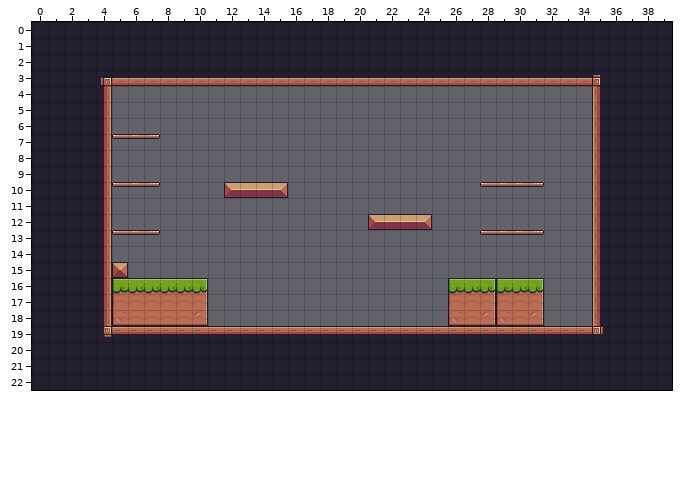
Two states of a Tiled map, assets/tiles/Level-01.tmx. This is how it looked before the edit.
Cells are 16x16 px. Shown: x 0..39, y 0..22.
The same view after the edit:
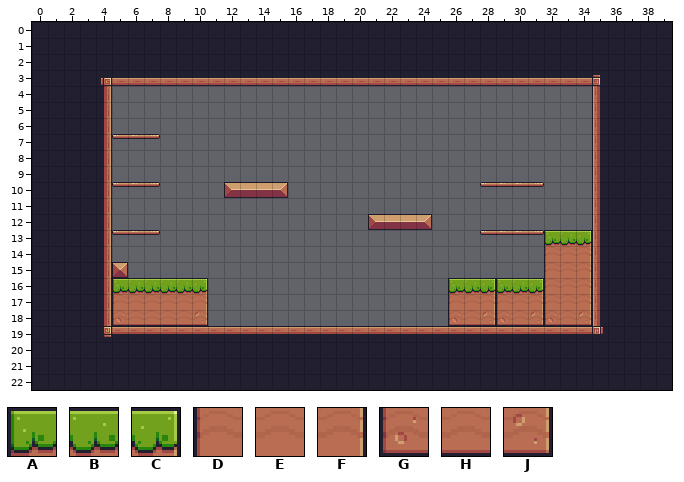
Key: from "Pixel Adventure": A 6, B 7, C 8, D 28, E 29, F 30, G 50, H 51, J 52.
_ is an empty cell, . an unchanged one.
The edit:
--- layer "Background"
@@ x 32..34 @@
-13 ___
-14 ___
-15 ___
-16 ___
-17 ___
-18 ___
+13 ABC
+14 DEF
+15 DEF
+16 DEF
+17 DEF
+18 GHJ
